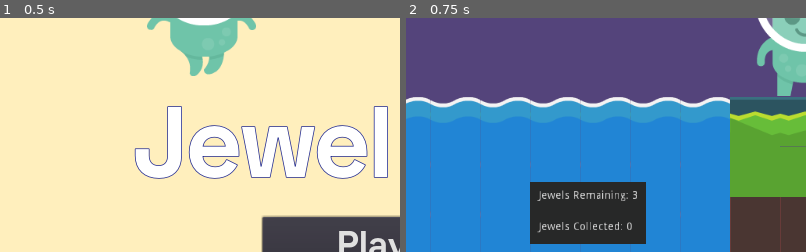
Above: before the commit, frames 1-2 (left to right).
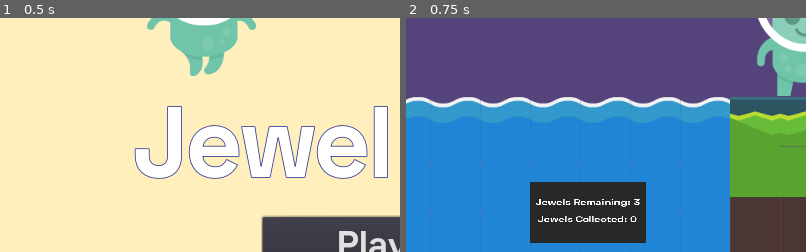
Above: after the commit, the same moments.

Repository: bsu-cs315/P2-Jewel-Thief
Game: Godot game, scene res://src/TitleScreen.tscn
Two runs of this game, one before a commit and one after it. Both use one fixed random seed, a clock stepped at 60 frames per second and the inputs below.
Inputs:
- Up to frame 1 (0.5 s): no input
- Up to frame 2 (0.75 s): click "Play" at 0.5 s
The pictures show only the part of the screen within x 0-50%, y 33-83%; the shares and areas given below are measured in that part.

Frame 1 is identical in both runs. In frame 2, 1.5% of the frame differs, in the area x 31-60%, y 73-97%.

Commit message:
Change HUD layout

Diff:
--- a/project/src/HUD.gd
+++ b/project/src/HUD.gd
@@ -2,8 +2,10 @@
 
 
 func update_jewels_remaining(jewels_remaining):
-	$JewelsRemaining.text = "Jewels Remaining: " + str(jewels_remaining)
+	var jewels_remaining_label = get_child(0).get_child(0)
+	jewels_remaining_label.text = "Jewels Remaining: " + str(jewels_remaining)
 
 
 func update_jewels_collected(jewel_collected):
-	$JewelsCollected.text = "Jewels Collected: " + str(jewel_collected)
+	var jewels_collected_label = get_child(0).get_child(1)
+	jewels_collected_label.text = "Jewels Collected: " + str(jewel_collected)
--- a/project/src/HUD.tscn
+++ b/project/src/HUD.tscn
@@ -1,39 +1,50 @@
-[gd_scene load_steps=3 format=2]
+[gd_scene load_steps=6 format=2]
 
 [ext_resource path="res://src/HUD.gd" type="Script" id=1]
 [ext_resource path="res://assets/BlackBox.png" type="Texture" id=2]
+[ext_resource path="res://assets/fonts/SpaceGrotesk-Bold.otf" type="DynamicFontData" id=3]
+
+[sub_resource type="DynamicFont" id=1]
+size = 26
+font_data = ExtResource( 3 )
+
+[sub_resource type="DynamicFont" id=2]
+size = 26
+font_data = ExtResource( 3 )
 
 [node name="HUD" type="CanvasLayer"]
 script = ExtResource( 1 )
 
 [node name="Sprite" type="Sprite" parent="."]
-position = Vector2( 232.994, 448.942 )
+position = Vector2( 232.994, 448.511 )
 scale = Vector2( 0.559942, 0.419267 )
 texture = ExtResource( 2 )
 
-[node name="JewelsCollected" type="Label" parent="."]
-anchor_left = 0.79
-anchor_top = 0.862
-anchor_right = 0.79
-anchor_bottom = 0.862
-margin_left = -638.96
-margin_top = -57.2
-margin_right = -518.96
-margin_bottom = -43.2
+[node name="JewelsCollected" type="Label" parent="Sprite"]
+anchor_left = 0.5
+anchor_top = 0.5
+anchor_right = 0.5
+anchor_bottom = 0.5
+margin_left = -247.5
+margin_top = -82.6489
+margin_right = -18.5
+margin_bottom = -57.6489
+custom_fonts/font = SubResource( 1 )
 text = "Jewels Collected: 0"
 __meta__ = {
 "_edit_use_anchors_": false
 }
 
-[node name="JewelsRemaining" type="Label" parent="."]
-anchor_left = 0.187
-anchor_top = 0.517
-anchor_right = 0.187
-anchor_bottom = 0.517
-margin_left = -21.488
-margin_top = 109.8
-margin_right = 105.512
-margin_bottom = 126.8
+[node name="JewelsRemaining" type="Label" parent="Sprite"]
+anchor_left = 0.5
+anchor_top = 0.5
+anchor_right = 0.5
+anchor_bottom = 0.5
+margin_left = -252.5
+margin_top = -135.121
+margin_right = -13.5
+margin_bottom = -110.121
+custom_fonts/font = SubResource( 2 )
 text = "Jewels Remaining: 3"
 __meta__ = {
 "_edit_use_anchors_": false
